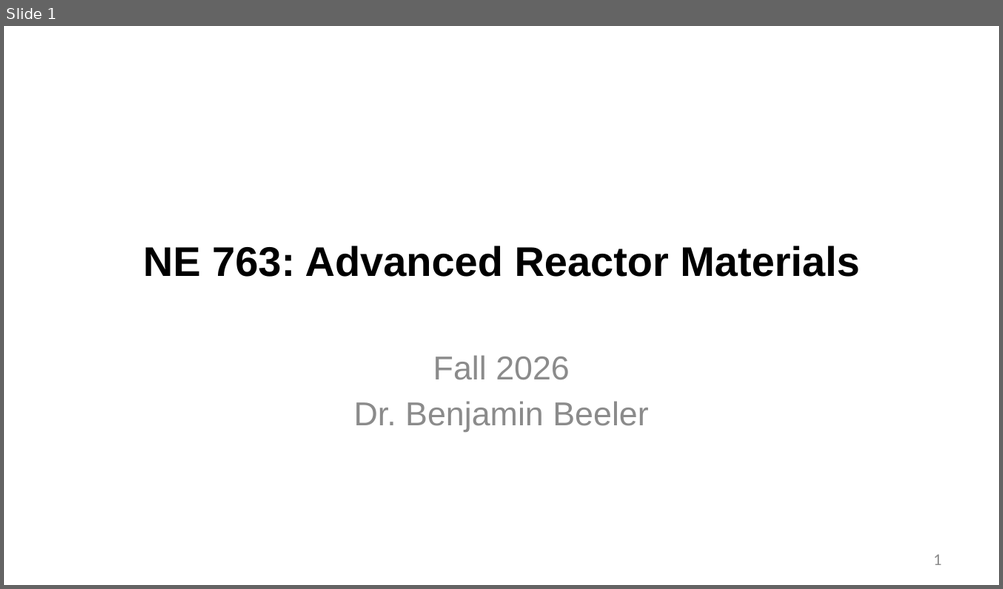
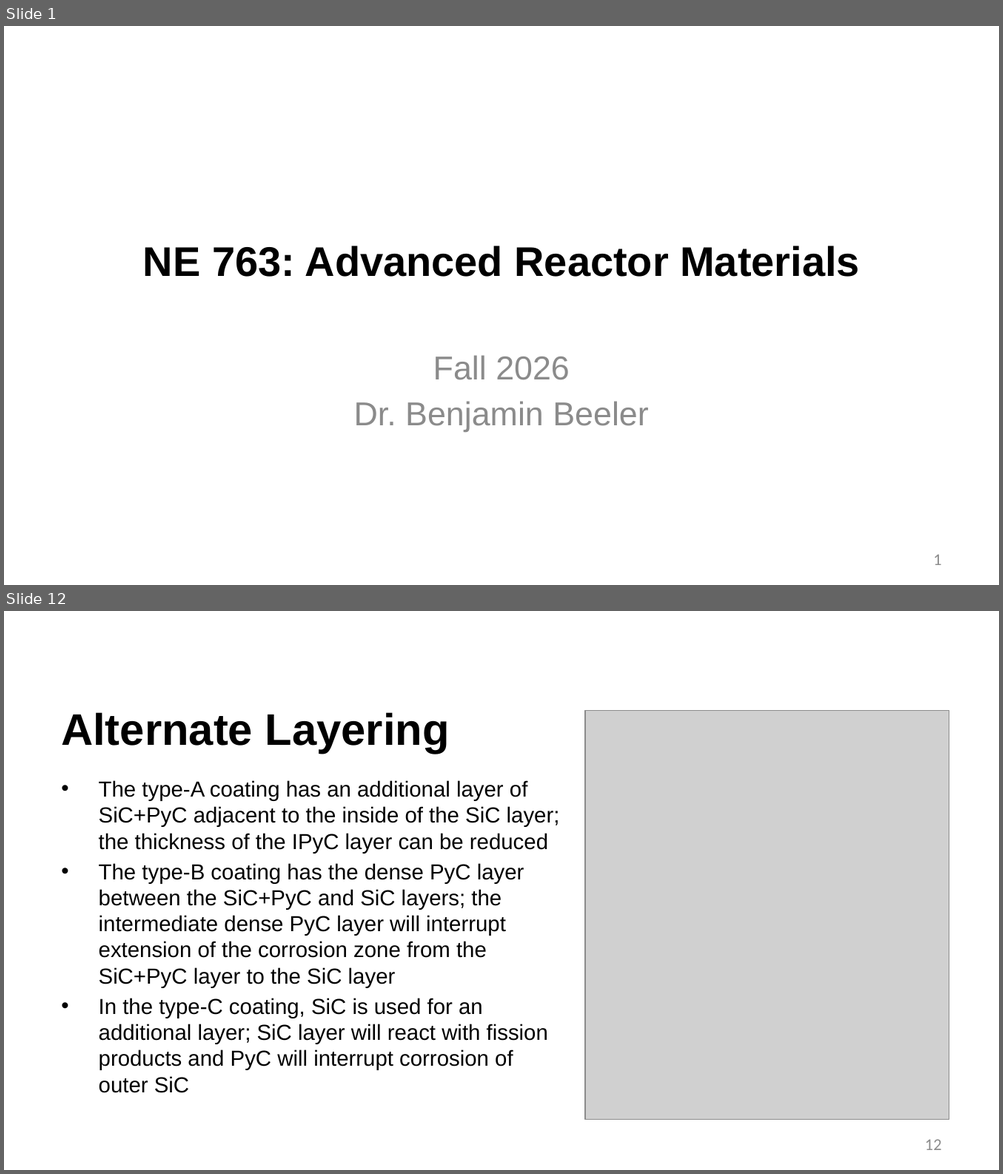
Before and after one commit to benbeeler/TEACHING, a slide deck: Advanced Reactor Materials/Fall2026/Lec7_TRISO.pptx. Shown one above the other, each under a label of ours: slide 1 before the commit, slides 1 and 12 after it; the slides between them are not shown. The pictures are 1003x589 and 1003x1174 pixels, drawn with LibreOffice and Linux fonts; fonts in the diff are those of the drawing; grey boxes stand for pictures; background and template pictures are left out. Boxes give left, top, right and bottom in pixels: in the first picture for what was removed or moved away, otherwise in the second. Text is boxed around its words. In the diff, an @@ line names an element or a change of style, - is before the commit and + after.

```diff
--- a/Advanced Reactor Materials/Fall2026/Lec7_TRISO.pptx
+++ b/Advanced Reactor Materials/Fall2026/Lec7_TRISO.pptx
@@ slide 12 added at <box>4,611,999,1170</box>, background #FFFFFF @@
@@ title added at <box>61,712,449,754</box>, 42.7 pt, text #000000, bold @@
+Alternate Layering
@@ picture added at <box>585,711,949,1120</box> @@
@@ text added at <box>99,780,560,1093</box>, 21 pt, text #000000 @@
+• The type-A coating has an additional layer of SiC+PyC adjacent to the inside of the SiC layer; the thickness of the IPyC layer can be reduced
+• The type-B coating has the dense PyC layer between the SiC+PyC and SiC layers; the intermediate dense PyC layer will interrupt extension of the corrosion zone from the SiC+PyC layer to the SiC layer
+• In the type-C coating, SiC is used for an additional layer; SiC layer will react with fission products and PyC will interrupt corrosion of outer SiC
@@ page number added at <box>925,1139,942,1150</box>, 16 pt, text #8C8C8C @@
+12
```
Also in this commit, not shown: 1 slide changed, 12 other slides added, 4 other files.
